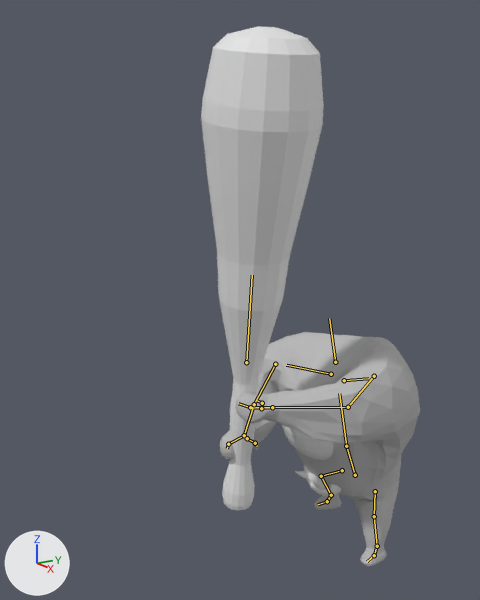
The Blender file First3D/Assets/model/bigeyewithAUTOWeightbackup2.blend: old version first, new version second.
Camera for both pictures: a 50 mm camera at (5.74, -5.49, 5.23) aimed at (-0.11, -1.65, 3.41). Every picture has the same lights, and +X, +Y and +Z are marked at lower left. Both versions are drawn at frame 13 of the action 'topAttack'; the numbers are the values there. The bones that bend it are drawn over the model as lines.
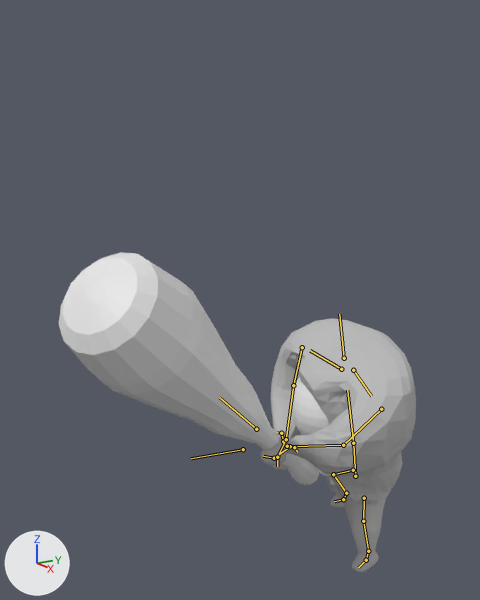
Location of each change, (x1, y1, x2, y2) in pixels of the pictures (480 x 600 px):
'Sphere', posed (110% wider, 52% shorter)
    before: (201, 26, 324, 510)
    after: (59, 252, 319, 485)
'Cube', posed (22% narrower, 9% taller)
    before: (220, 332, 420, 566)
    after: (261, 318, 416, 572)
bone 'Body Down', root to tip
    before: (355, 475) to (346, 446)
    after: (355, 476) to (353, 443)
bone 'Body Mid', root to tip
    before: (346, 446) to (339, 393)
    after: (353, 443) to (347, 390)
bone 'Shoulder.L', root to tip
    before: (344, 380) to (368, 378)
    after: (353, 370) to (371, 396)
bone 'Arm 01.L', root to tip
    before: (374, 376) to (348, 407)
    after: (381, 409) to (343, 445)
bone 'Arm 02.L', root to tip
    before: (348, 407) to (272, 407)
    after: (343, 445) to (290, 446)
bone 'Hand.L', root to tip
    before: (272, 407) to (250, 407)
    after: (290, 446) to (274, 458)
bone 'Finger Top.L', root to tip
    before: (250, 407) to (238, 403)
    after: (274, 458) to (263, 456)
bone 'Finger Down.L', root to tip
    before: (261, 408) to (262, 403)
    after: (283, 441) to (281, 433)
bone 'Finger Down.L.001', root to tip
    before: (262, 403) to (256, 400)
    after: (281, 433) to (277, 432)
bone 'Shoulder.R', root to tip
    before: (331, 374) to (286, 365)
    after: (341, 369) to (310, 350)
bone 'Arm 01.R', root to tip
    before: (275, 364) to (254, 404)
    after: (302, 347) to (293, 385)
bone 'Arm 02.R', root to tip
    before: (254, 404) to (244, 435)
    after: (293, 385) to (286, 439)
bone 'Hand.R', root to tip
    before: (244, 435) to (228, 444)
    after: (286, 439) to (277, 457)
bone 'Finger Down.R', root to tip
    before: (247, 438) to (255, 443)
    after: (287, 446) to (294, 447)
bone 'Leg 03.L', root to tip
    before: (377, 546) to (374, 555)
    after: (368, 551) to (366, 560)
bone 'Leg 02.R', root to tip
    before: (321, 476) to (331, 495)
    after: (333, 474) to (346, 493)
bone 'Leg 03.R', root to tip
    before: (331, 495) to (327, 501)
    after: (346, 493) to (343, 499)

The edits, one by one:
Bone 'Body Down' (bone_body_down) moves from (0.0, -0.51, -0.17) to (0.0, -0.57, -0.22).
Bone 'Body Down' (bone_body_down) turns from (20, 0, -1) to (9, -30, -5) degrees about its own x, y and z.
Bone 'Body Mid' (bone_body_mid) turns from (-8, 0, 0) to (2, 3, 0) degrees about its own x, y and z.
Bone 'Shoulder.L' (bone_shoulder_l) moves from (0.0, 0.0, 0.0) to (-0.2, -0.05, 0.18).
Bone 'Shoulder.L' (bone_shoulder_l) turns from (30, 21, 3) to (-3, 6, 3) degrees about its own x, y and z.
Bone 'Arm 01.L' (bone_arm_01_l) moves from (-0.07, -0.05, 0.07) to (-0.07, 0.29, -0.01).
Bone 'Arm 01.L' (bone_arm_01_l) turns from (9, -15, -74) to (-19, -13, -69) degrees about its own x, y and z.
Bone 'Arm 02.L' (bone_arm_02_l) turns from (17, 5, -52) to (-27, 21, -61) degrees about its own x, y and z.
Bone 'Hand.L' (bone_hand_l) turns from (-8, -58, 24) to (38, -120, 4) degrees about its own x, y and z.
Bone 'Finger Top.L' (bone_finger_top_l) turns from (-18, -26, -11) to (-18, -5, -3) degrees about its own x, y and z.
Bone 'Finger Down.L' (bone_finger_down_l) moves from (0.0, -0.07, 0.08) to (-0.04, -0.07, 0.27).
Bone 'Finger Down.L' (bone_finger_down_l) turns from (13, -60, -105) to (75, -47, -144) degrees about its own x, y and z.
Bone 'Finger Down.L.001' (bone_finger_down_l_001) turns from (34, 1, 17) to (39, -5, 25) degrees about its own x, y and z.
Bone 'Shoulder.R' (bone_shoulder_r) moves from (0.0, 0.0, 0.0) to (-0.05, 0.07, -0.02).
Bone 'Shoulder.R' (bone_shoulder_r) turns from (10, 0, 29) to (12, -14, 26) degrees about its own x, y and z.
Bone 'Arm 01.R' (bone_arm_01_r) turns from (-39, 1, 64) to (-60, -2, 69) degrees about its own x, y and z.
Bone 'Arm 02.R' (bone_arm_02_r) turns from (30, 15, 63) to (17, 27, 61) degrees about its own x, y and z.
Bone 'Hand.R' (bone_hand_r) turns from (16, 17, -13) to (7, 3, -8) degrees about its own x, y and z.
Bone 'Finger Down.R' (bone_finger_down_r) turns from (-70, 18, -19) to (-81, 15, -32) degrees about its own x, y and z.
Bone 'Leg 03.L' (bone_leg_03_l) turns from (13, 4, 2) to (22, 0, 12) degrees about its own x, y and z.
Bone 'Leg 02.R' (bone_leg_02_r) turns from (1, -2, -15) to (5, 11, -17) degrees about its own x, y and z.
Bone 'Leg 03.R' (bone_leg_03_r) turns from (-10, -1, -1) to (-7, -3, -3) degrees about its own x, y and z.
Bone 'Leg IK.L' (bone_leg_ik_l) moves from (0.36, -0.27, 0.0) to (0.4, -0.67, 0.0).
Bone 'Leg IK.R' (bone_leg_ik_r) moves from (-0.32, 0.49, 0.0) to (-0.1, 1.04, 0.0).
Bone 'Leg IK.R' (bone_leg_ik_r) turns from (0, -1, -4) to (0, -3, -8) degrees about its own x, y and z.
